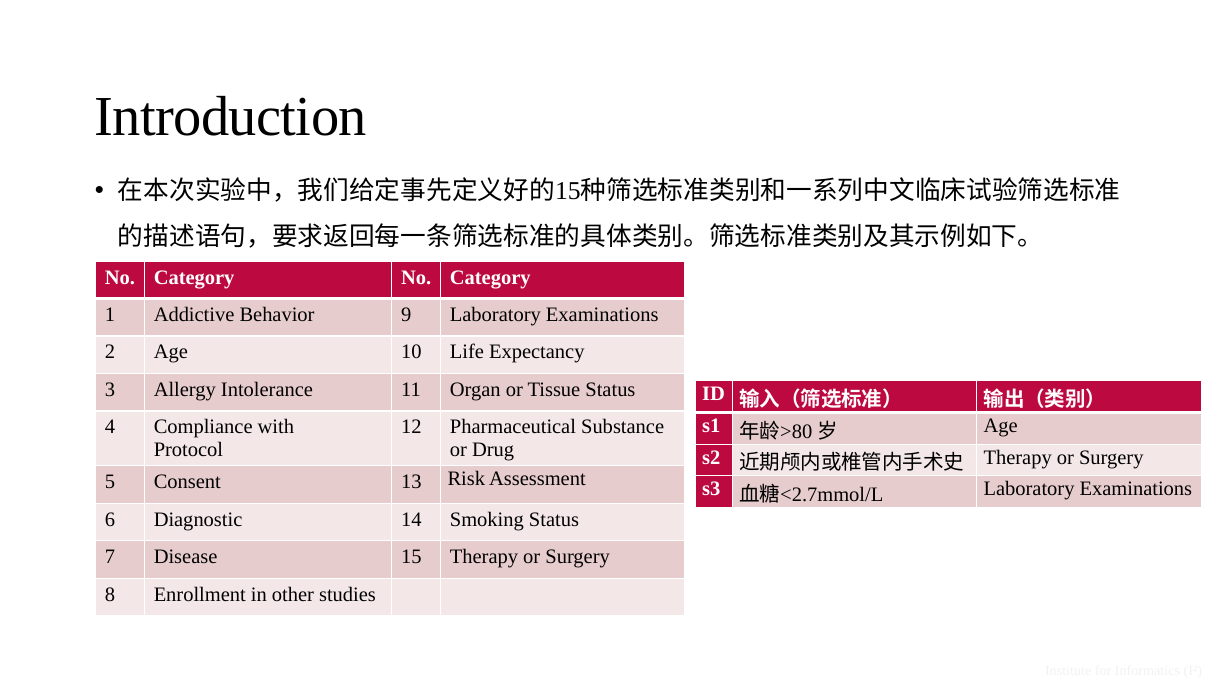
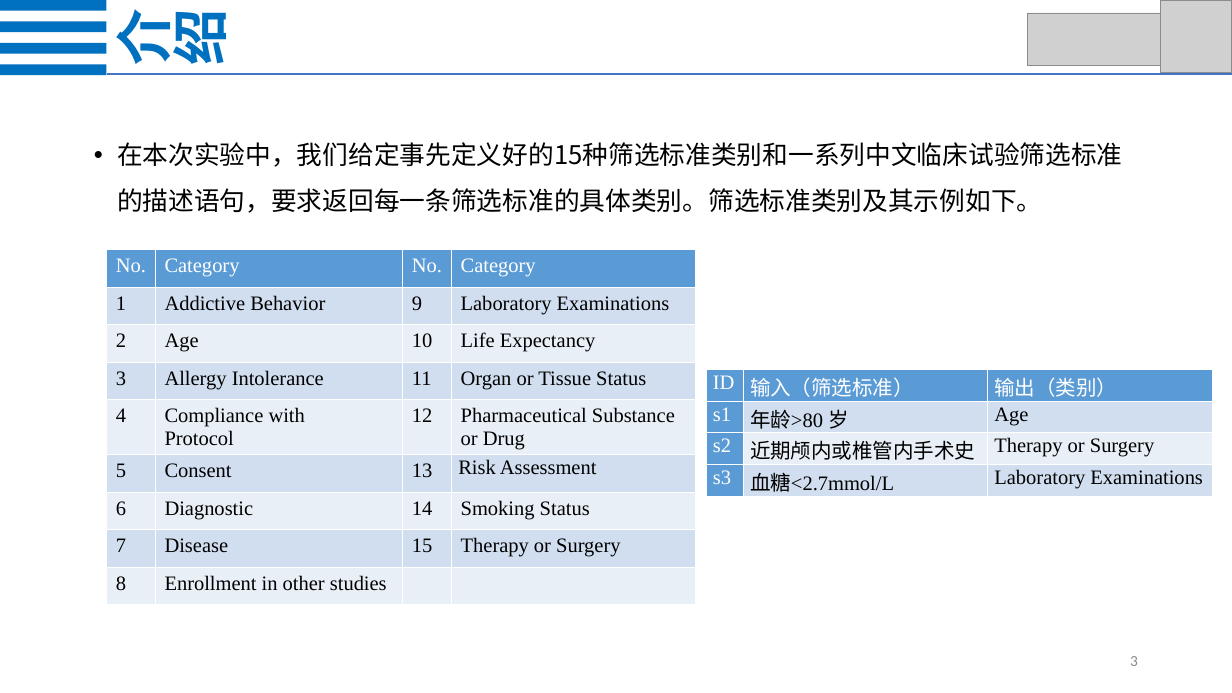
Before and after one commit to zonghui0228/Chinese-Medical-Text-Classification, a slide deck: slide 3 of Chinese_Medical_Text_Classification.pptx (slide 4 before the commit). Drawn at 1232x693 pixels with LibreOffice and Linux fonts; fonts in the diff are those of the drawing; grey boxes stand for pictures; background and template pictures are left out. Boxes give left, top, right and bottom in pixels: in the first picture for what was removed or moved away, otherwise in the second. Text is boxed around its words. In the diff, an @@ line names an element or a change of style, - is before the commit and + after.

```diff
--- a/Chinese_Medical_Text_Classification.pptx
+++ b/Chinese_Medical_Text_Classification.pptx
@@ text added at [100, 14, 238, 64], 44 pt, text #0070C0, bold @@
+介绍
@@ picture added at [1028, 13, 1165, 66] @@
@@ picture added at [1161, 1, 1232, 73] @@
@@ group added at [0, 0, 106, 76]: 4 rectangles @@
@@ line added from (106, 74) to (1232, 74), #4472C4 1.5 pt @@
@@ text "在本次实验中，我们给定事先定义好的15种筛选标准类别和一系列中文临床试验筛选标准的描述语句，要求返回每一条筛选标准的具体 ...": place and size @@
-text "在本次实验中，我们给定事先定义好的15种筛选标准类别和一系列中文临床试验筛选标准的描述语句，要求返回每一条筛选标准的具体 ..." at [118, 177, 1121, 248]
+text "在本次实验中，我们给定事先定义好的15种筛选标准类别和一系列中文临床试验筛选标准的描述语句，要求返回每一条筛选标准的具体 ..." at [117, 142, 1123, 213]
@@ text "在本次实验中，我们给定事先定义好的15种筛选标准类别和一系列中文临床试验筛选标准的描述语句，要求返回每一条筛选标准的具体 ..." at [117, 142, 1123, 213]: font Times New Roman to Noto Sans CJK SC @@
@@ title removed at [95, 95, 367, 136] @@
-Introduction
@@ table at [106, 250, 696, 608] @@
@@ fill #BC0A40 to #5B9BD5 in row 1 @@
@@ fill #E7CCCF to #D2DEEF in 16 cells @@
@@ fill #F3E7E8 to #EAEFF7 in 16 cells @@
@@ bold off in "No.", "Category", "No.", "Category" @@
@@ table: place and size @@
-table at [96, 262, 686, 620]
+table at [106, 250, 696, 608]
@@ table: place and size @@
-table at [695, 381, 1201, 507]
+table at [706, 370, 1212, 496]
@@ table at [706, 370, 1212, 496] @@
@@ fill #BC0A40 to #5B9BD5 in 6 cells @@
@@ fill #E7CCCF to #D2DEEF in 4 cells @@
@@ fill #F3E7E8 to #EAEFF7 in 2 cells @@
@@ bold off in "ID", "输入（筛选标准）", "输出（类别）", "s1" and 2 more places @@
@@ text removed at [895, 657, 1212, 684] @@
-Institute for Informatics (I2)
@@ page number added at [1130, 656, 1138, 666], 12 pt, text #8C8C8C @@
+3
```
Also in this commit, not shown: 6 other slides changed, 6 slides added, 3 slides removed, 1 other file.
